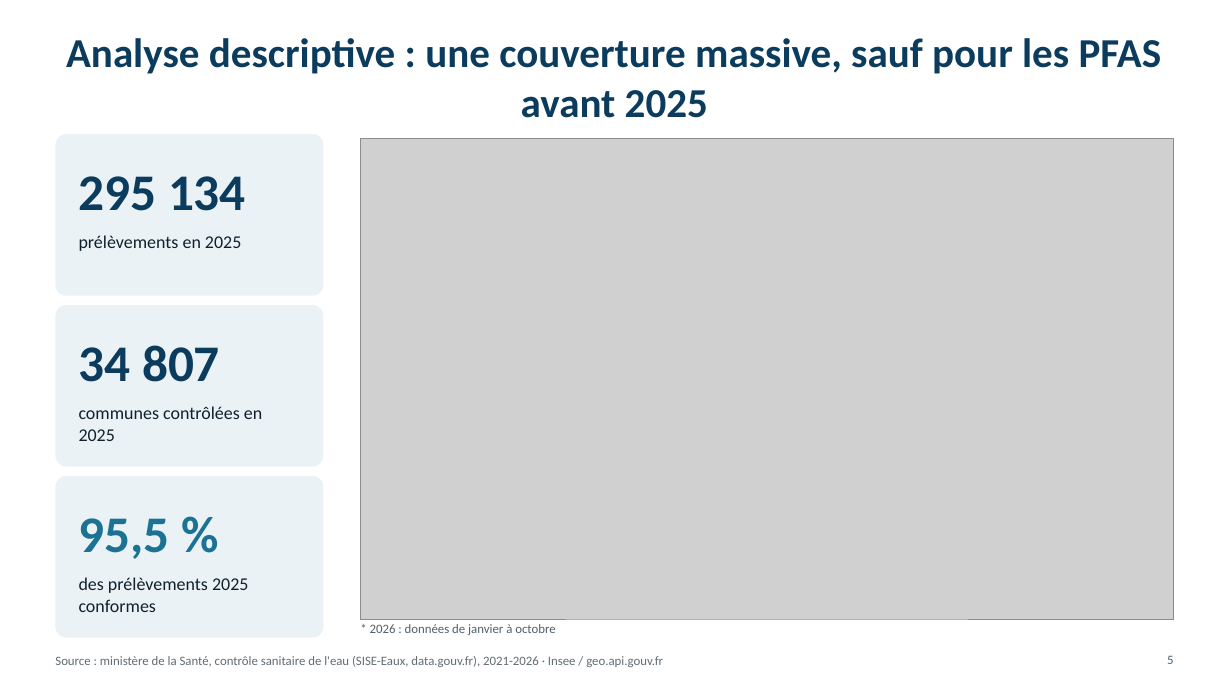
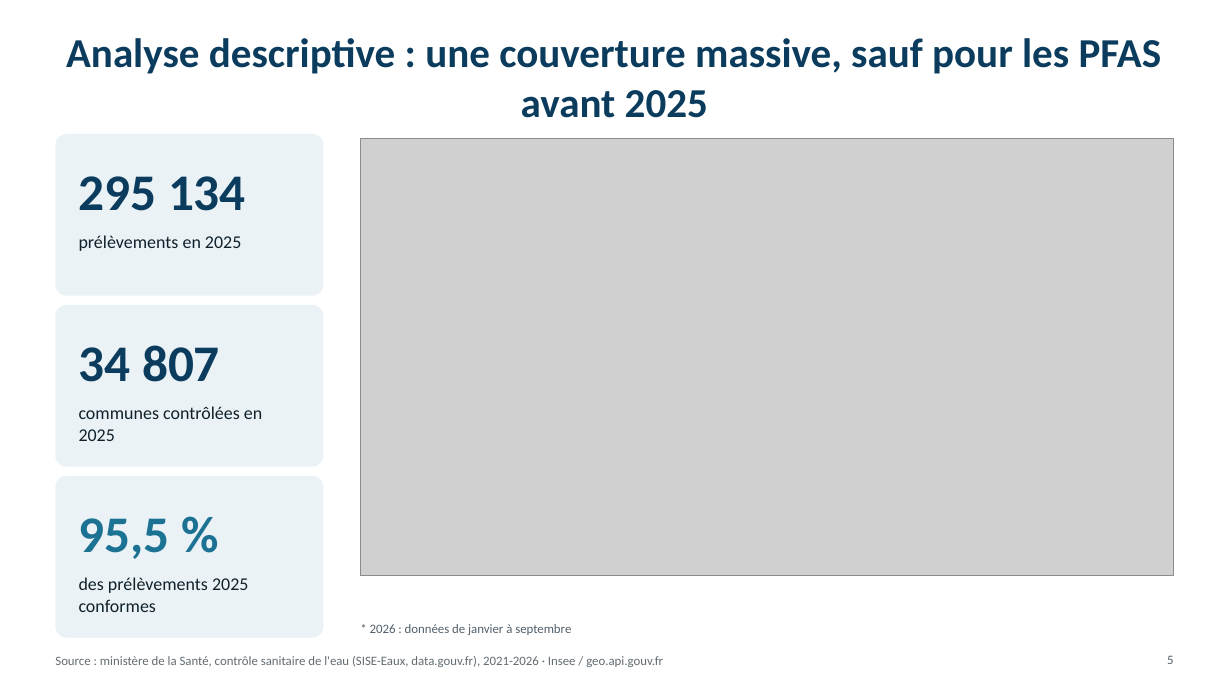
Before and after one commit to akka-ben/dataviz-qualite-eau, a slide deck: slide 5 of Presentation_Eau_du_robinet_v2.pptx. Drawn at 1232x693 pixels with LibreOffice and Linux fonts; fonts in the diff are those of the drawing; grey boxes stand for pictures. Boxes give left, top, right and bottom in pixels: in the first picture for what was removed or moved away, otherwise in the second. Text is boxed around its words. In the diff, an @@ line names an element or a change of style, - is before the commit and + after.

```diff
--- a/Presentation_Eau_du_robinet_v2.pptx
+++ b/Presentation_Eau_du_robinet_v2.pptx
@@ picture resized from (x1=360, y1=139, x2=1174, y2=619) to (x1=360, y1=139, x2=1174, y2=576) @@
@@ text at (x1=370, y1=624, x2=571, y2=635): text changed @@
-* 2026 : données de janvier à octobre
+* 2026 : données de janvier à septembre
```
Also in this commit, not shown: 11 other slides changed, 23 other files.
